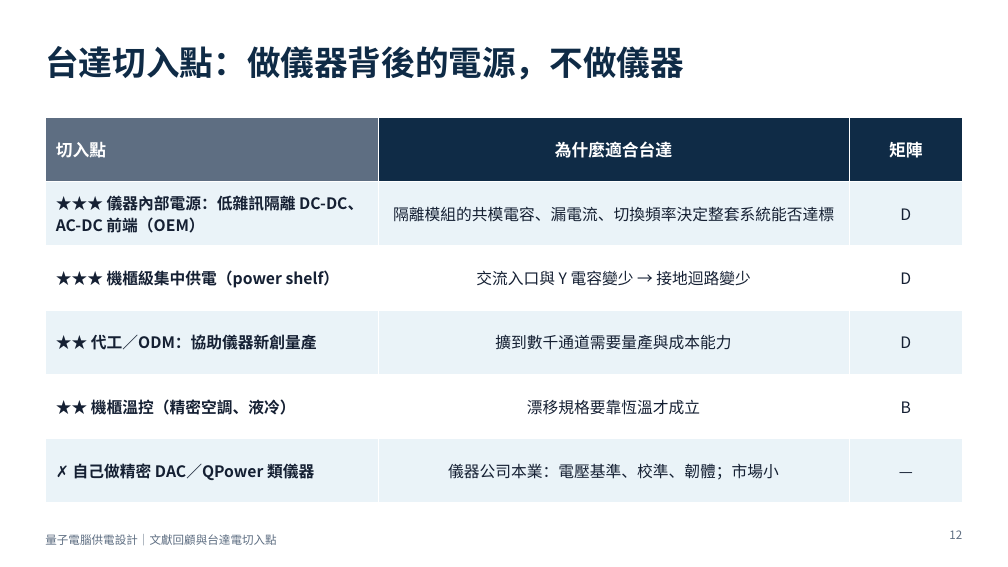
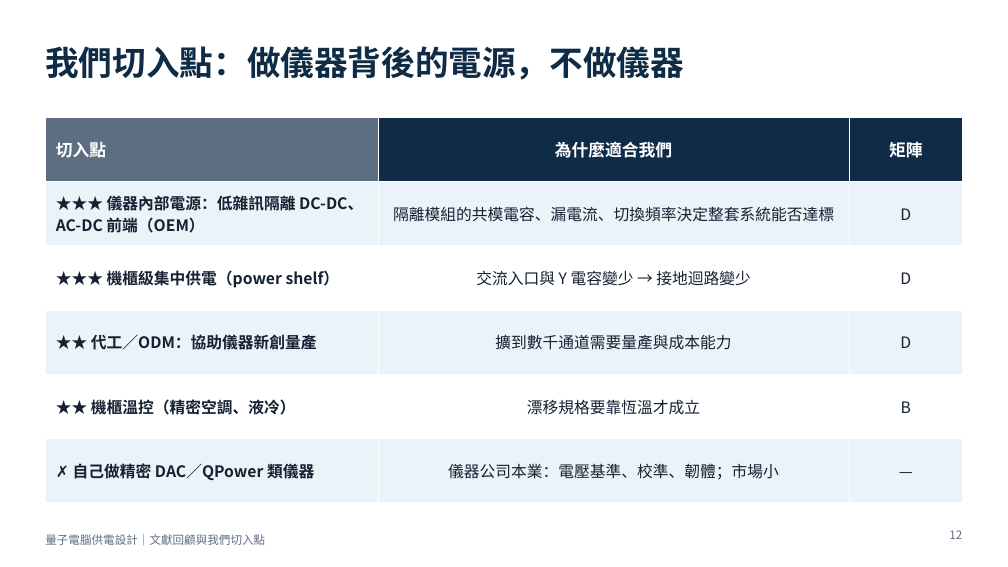
Before and after one commit to pcpcchen-coder/QuantumComputing, a slide deck: slide 12 of slides/output/qc-power-supply-delta.pptx. Drawn at 1008x567 pixels with LibreOffice and Linux fonts; fonts in the diff are those of the drawing. Boxes give left, top, right and bottom in pixels: in the first picture for what was removed or moved away, otherwise in the second. Text is boxed around its words. In the diff, an @@ line names an element or a change of style, - is before the commit and + after.

```diff
--- a/slides/output/qc-power-supply-delta.pptx
+++ b/slides/output/qc-power-supply-delta.pptx
@@ title at [45, 46, 684, 80]: text changed @@
-台達切入點：做儀器背後的電源，不做儀器
+我們切入點：做儀器背後的電源，不做儀器
@@ table at [45, 117, 963, 486] @@
-row 1, column 2: 為什麼適合台達
+row 1, column 2: 為什麼適合我們
@@ text at [45, 534, 265, 545]: text changed @@
-量子電腦供電設計｜文獻回顧與台達電切入點
+量子電腦供電設計｜文獻回顧與我們切入點
```
Also in this commit, not shown: 76 other slides changed, 8 other files.
